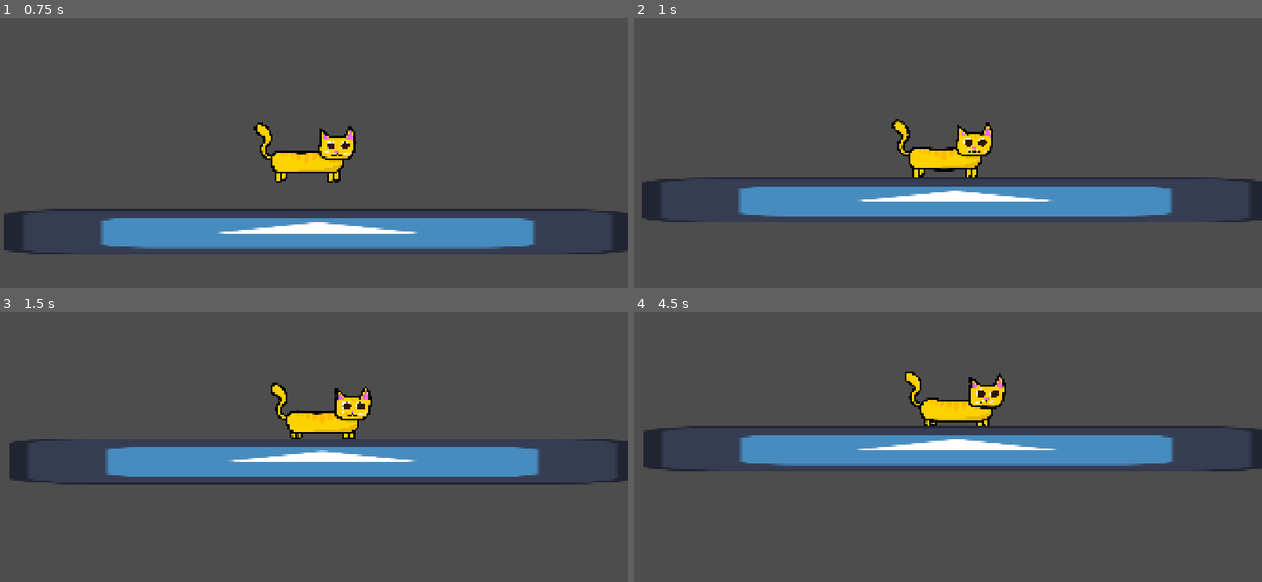
Above: before the commit, frames 1-4 (two rows, left to right).
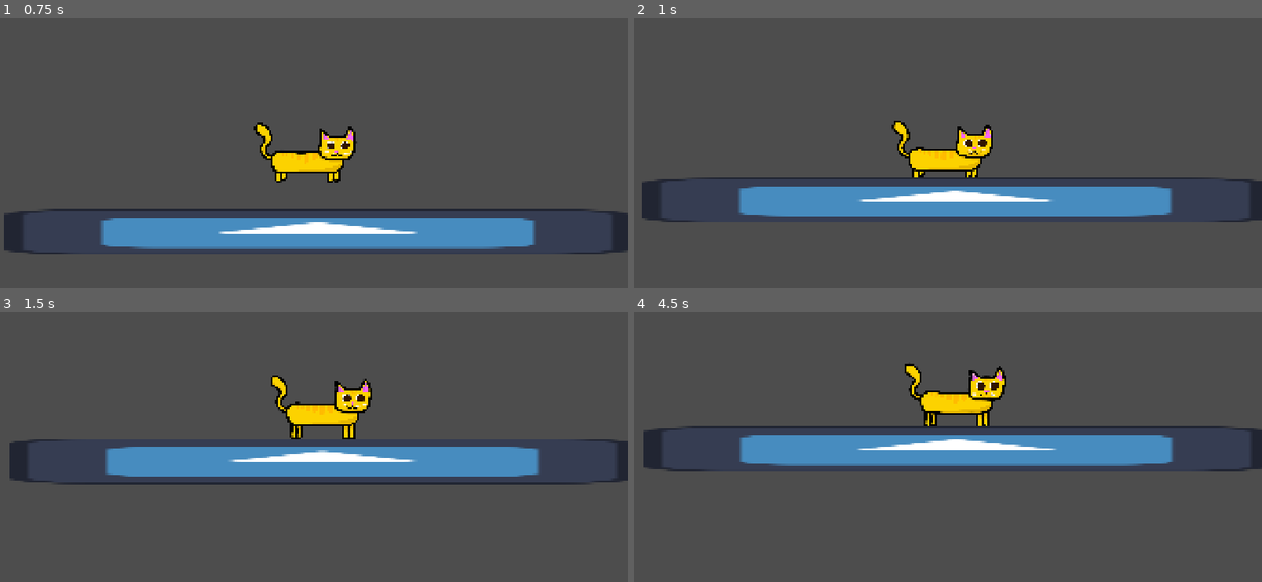
Above: after the commit, the same moments.

Repository: IPlatek/Team-Chrono-Crumbs-2K
Game: Godot game, scene res://scenes/game.tscn
Two runs of this game, one before a commit and one after it. Both use one fixed random seed, a clock stepped at 60 frames per second and the inputs below. The engine's default icon, where the game draws it, is replaced by a stand-in: a white triangle on a blue panel in a dark square.
Inputs:
- Up to frame 1 (0.75 s): tap A (lewo_gracz_1) at 0.6 s
- Up to frame 2 (1 s): no input
- Up to frame 3 (1.5 s): tap D (prawo_gracz_1) at 1.35 s
- Up to frame 4 (4.5 s): tap one key every 0.75 s from 2.1 s: W (skok_gracz_1) Shift (sprint) A (lewo_gracz_1) D (prawo_gracz_1)

Frame 1 is identical in both runs. In frame 2, 0.5% of the frame differs, in the area x 41-58%, y 37-57%; in frame 3, 1.6%; in frame 4, 1.7%, in the area x 43-60%, y 19-41%.

Commit message:
animacja chodzenia

Diff:
--- a/assets/Gracz 1/Idle_cat.tscn
+++ b/assets/Gracz 1/Idle_cat.tscn
@@ -2,6 +2,7 @@
 
 [ext_resource type="Script" uid="uid://qmhkshdt3vu5" path="res://scripts/player 1.gd" id="1_7333i"]
 [ext_resource type="Texture2D" uid="uid://dytjm3d4s132o" path="res://graphics/Idle_cat.png" id="2_ndqbq"]
+[ext_resource type="Texture2D" uid="uid://6hnh8m44wowb" path="res://graphics/walk_cat.png" id="3_ndqbq"]
 
 [sub_resource type="AtlasTexture" id="AtlasTexture_7333i"]
 atlas = ExtResource("2_ndqbq")
@@ -22,6 +23,18 @@
 [sub_resource type="AtlasTexture" id="AtlasTexture_dy6ds"]
 atlas = ExtResource("2_ndqbq")
 region = Rect2(4096, 0, 1024, 1024)
+
+[sub_resource type="AtlasTexture" id="AtlasTexture_sqodh"]
+atlas = ExtResource("3_ndqbq")
+region = Rect2(0, 0, 1024, 1024)
+
+[sub_resource type="AtlasTexture" id="AtlasTexture_cbwo1"]
+atlas = ExtResource("3_ndqbq")
+region = Rect2(1024, 0, 1024, 1024)
+
+[sub_resource type="AtlasTexture" id="AtlasTexture_236na"]
+atlas = ExtResource("3_ndqbq")
+region = Rect2(2048, 0, 1024, 1024)
 
 [sub_resource type="SpriteFrames" id="SpriteFrames_ndqbq"]
 animations = [{
@@ -56,6 +69,23 @@
 "loop": true,
 "name": &"Idle",
 "speed": 15.0
+}, {
+"frames": [{
+"duration": 1.0,
+"texture": SubResource("AtlasTexture_sqodh")
+}, {
+"duration": 1.0,
+"texture": SubResource("AtlasTexture_cbwo1")
+}, {
+"duration": 1.0,
+"texture": SubResource("AtlasTexture_236na")
+}, {
+"duration": 1.0,
+"texture": SubResource("AtlasTexture_cbwo1")
+}],
+"loop": true,
+"name": &"walk",
+"speed": 5.0
 }]
 
 [sub_resource type="RectangleShape2D" id="RectangleShape2D_gqdml"]
@@ -69,9 +99,8 @@
 position = Vector2(0.5, -50.500008)
 scale = Vector2(0.32714844, 0.30957034)
 sprite_frames = SubResource("SpriteFrames_ndqbq")
-animation = &"Idle"
+animation = &"walk"
 autoplay = "Idle"
-frame_progress = 0.006628851
 
 [node name="CollisionShape2D" type="CollisionShape2D" parent="." unique_id=936137006]
 position = Vector2(11, -40)
--- a/scripts/player 1.gd
+++ b/scripts/player 1.gd
@@ -47,6 +47,11 @@
 		else:
 			velocity.x = move_toward(velocity.x, 0, SPEED)
 		#animacje
+		if is_on_floor() and direction != 0 and SPEED < 1200:
+			animation_sprite.play("walk")
+		elif is_on_floor():
+			animation_sprite.play("Idle")
+
 		if direction < 0:
 			animation_sprite.flip_h = true
 		else:
Binary file added: graphics/walk_cat.png
Not shown, added: graphics/walk_cat.png.import
